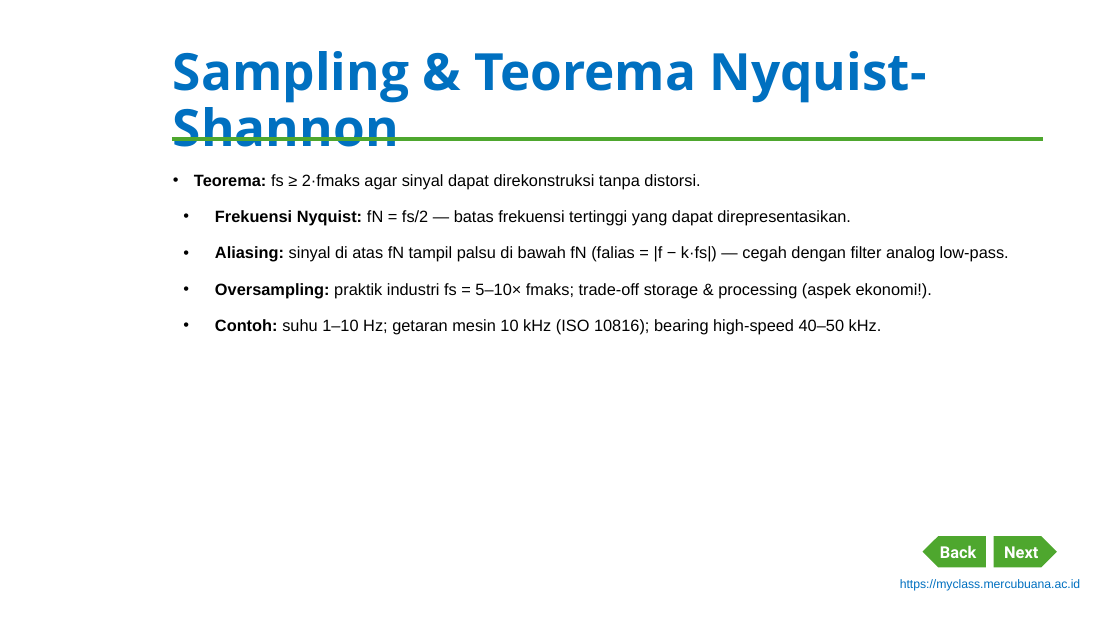
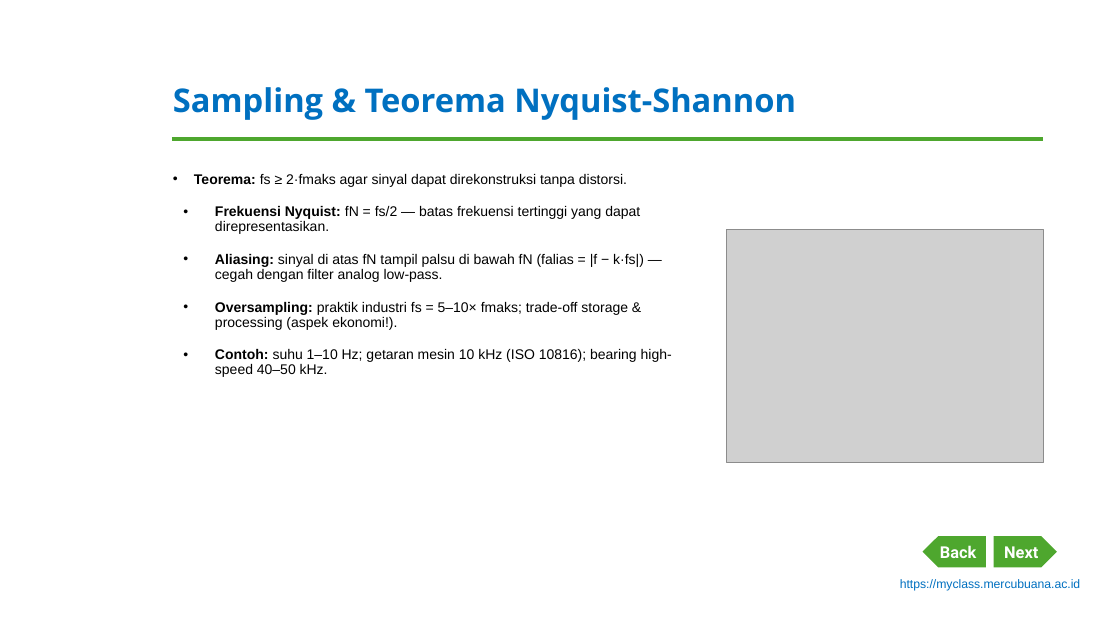
Before and after one commit to dedik-romahadi/Mechanical-Engineering-Courses, a slide deck: slide 6 of Optimalisasi-dan-Automasi/Modul-Word/Modul-1-Pengantar-Time-Series-Data.pptx. Drawn at 1120x630 pixels with LibreOffice and Linux fonts; fonts in the diff are those of the drawing; grey boxes stand for pictures; background and template pictures are left out. Boxes give left, top, right and bottom in pixels: in the first picture for what was removed or moved away, otherwise in the second. Text is boxed around its words. In the diff, an @@ line names an element or a change of style, - is before the commit and + after.

```diff
--- a/Optimalisasi-dan-Automasi/Modul-Word/Modul-1-Pengantar-Time-Series-Data.pptx
+++ b/Optimalisasi-dan-Automasi/Modul-Word/Modul-1-Pengantar-Time-Series-Data.pptx
@@ title "Sampling & Teorema Nyquist-Shannon" at bbox=[173, 87, 796, 120]: size 44 to 28 pt @@
@@ text "Teorema: fs ≥ 2·fmaks agar ..." at bbox=[194, 174, 672, 377]: size 14 to 12 pt; less space between paragraphs @@
@@ picture added at bbox=[727, 229, 1043, 462] @@
```
Also in this commit, not shown: 9 other slides changed, 2 other files.
